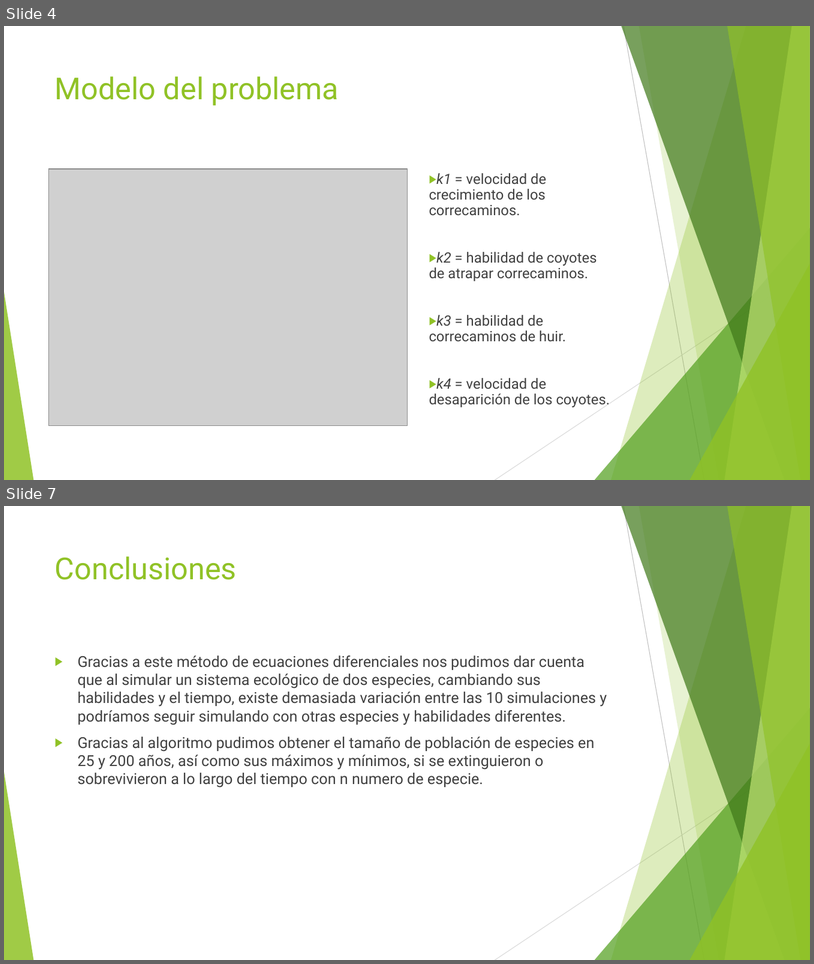
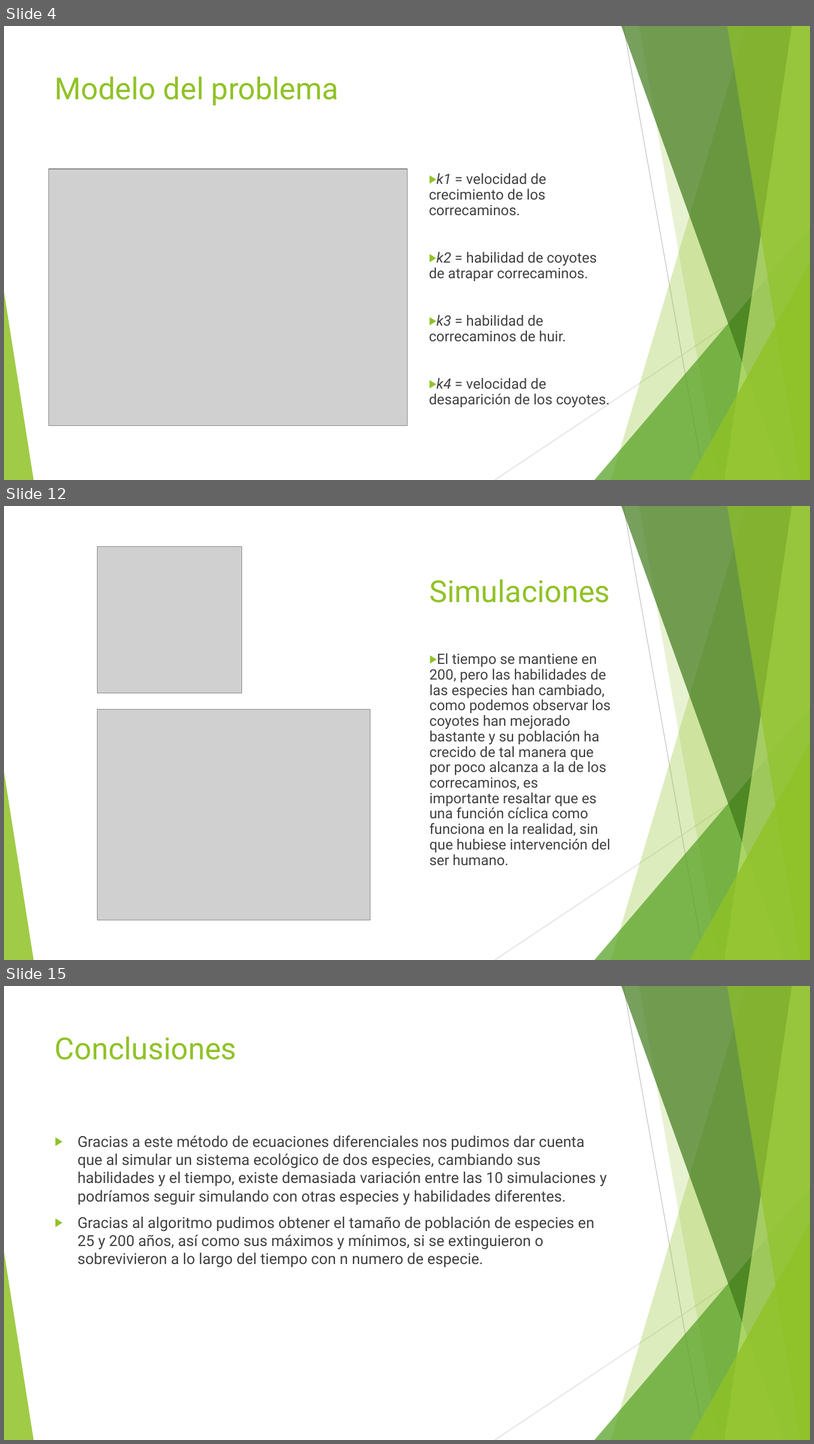
Before and after one commit to javierpreciado9/proyecto_modulo3, a slide deck: ProyectoModulo3_MendozaE1_PreciadoJ2_IrigoyenC3.pptx. Shown one above the other, each under a label of ours: slides 4 and 7 before the commit, slides 4, 12 and 15 after it; the slides between them are not shown. The pictures are 814x964 and 814x1444 pixels, drawn with LibreOffice and Linux fonts; fonts in the diff are those of the drawing; grey boxes stand for pictures. Boxes give left, top, right and bottom in pixels: in the first picture for what was removed or moved away, otherwise in the second. Text is boxed around its words. In the diff, an @@ line names an element or a change of style, - is before the commit and + after.

```diff
--- a/ProyectoModulo3_MendozaE1_PreciadoJ2_IrigoyenC3.pptx
+++ b/ProyectoModulo3_MendozaE1_PreciadoJ2_IrigoyenC3.pptx
@@ slide 12 added at <box>4,506,810,960</box>, background #FFFFFF; not listed: 10 template elements that a slide beside it also shows @@
@@ picture added at <box>97,547,242,694</box> @@
@@ title added at <box>429,579,611,603</box>, 36 pt, text #90C226 @@
+Simulaciones
@@ text added at <box>429,653,611,865</box>, 17 pt, text #404040 @@
+▶ El tiempo se mantiene en 200, pero las habilidades de las especies han cambiado, como podemos observar los coyotes han mejorado bastante y su población ha crecido de tal manera que por poco alcanza a la de los correcaminos, es importante resaltar que es una función cíclica como funciona en la realidad, sin que hubiese intervención del ser humano.
@@ picture added at <box>97,709,371,920</box> @@
@@ what was slide 7 is now slide 15 @@
```
Also in this commit, not shown: 9 other slides added, 2 slides removed, 1 other file.
